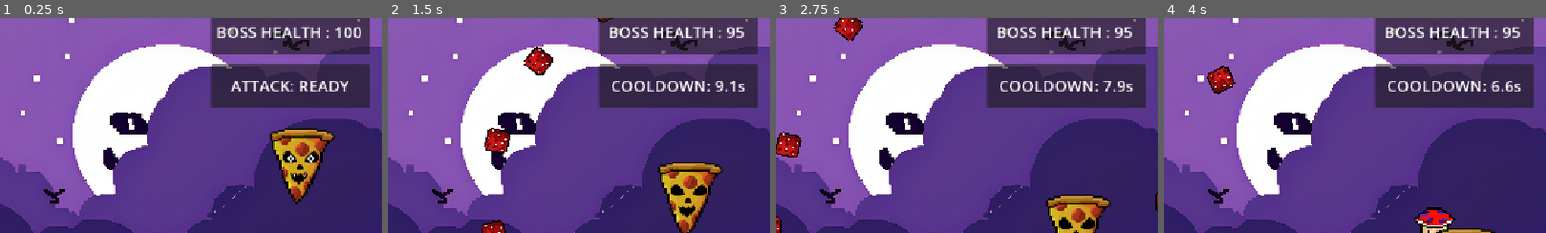
Above: before the commit, frames 1-4 (left to right).
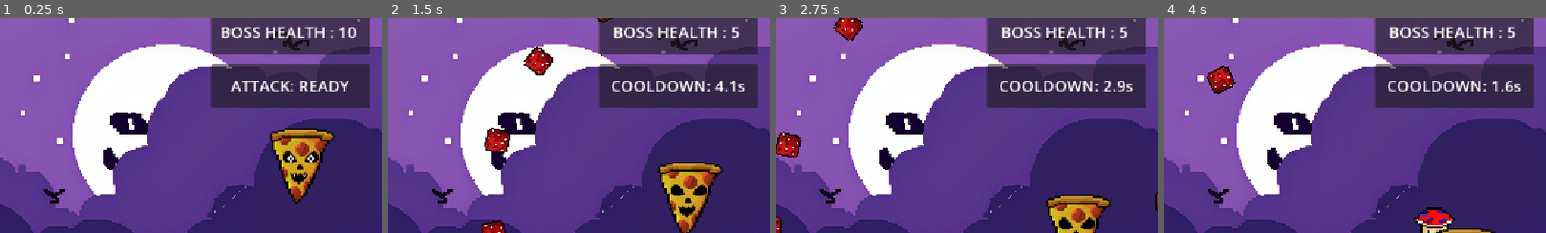
Above: after the commit, the same moments.

Repository: KuaJunWen/Boink-
Game: Godot game, scene res://game.tscn
The game is run twice, just before and just after one commit, with the same random seed, the same clock (stepped at 60 frames per second) and the same inputs.
Inputs:
- Up to frame 1 (0.25 s): no input
- Up to frame 2 (1.5 s): tap Enter (ui_accept) at 0.5, 0.77 s; hold D (right) from 0.53 s (still down); tap F at 0.6, 1.35 s
- Up to frame 3 (2.75 s): tap Enter (ui_accept) at 1.52 s; release D (right) at 2.03 s; hold A (left) from 2.03 s (still down); tap F at 2.1 s
- Up to frame 4 (4 s): release A (left) at 2.78 s; hold D (right) from 2.78 s (still down); tap F at 2.85, 3.6 s; tap Enter (ui_accept) at 3.02, 3.77 s
The pictures show only the part of the screen within x 50-100%, y 5-55%; the shares and areas given below are measured in that part.

The runs differ from the first frame. In frame 1, 1.4% of the frame differs, in the area x 56-95%, y 4-10%; in frame 2, 1.3%; in frame 3, 1.3%; in frame 4, 1.3%.

Commit message:
full game

Diff:
--- a/game.gd
+++ b/game.gd
@@ -2,9 +2,18 @@
 @export var move_offset := Vector2(200, 0)
 
 @onready var game_over_panel = $UI/GameOver
+@onready var win_panel = $UI/Win
 # Distance and direction to move
 @export var duration := 2.0 # Time in seconds to reach the end
 
+func show_win() -> void:
+	game_over_panel.hide()
+	win_panel.show()
+	get_tree().paused = true
+
+func _on_win_restart_pressed() -> void:
+	get_tree().paused = false
+	get_tree().reload_current_scene()
 
 func _unhandled_input(event: InputEvent) -> void:
 	if event .is_action_pressed("quit"):
--- a/game.tscn
+++ b/game.tscn
@@ -137,6 +137,7 @@
 vertical_alignment = 1
 
 [node name="GameOver" type="ColorRect" parent="UI" unique_id=1429011322]
+process_mode = 2
 visible = false
 offset_top = -1.0
 offset_right = 1161.0
@@ -169,6 +170,40 @@
 offset_bottom = 515.0
 text = "Quit"
 
+[node name="Win" type="ColorRect" parent="UI" unique_id=1651173115]
+process_mode = 2
+visible = false
+offset_top = -1.0
+offset_right = 1161.0
+offset_bottom = 647.0
+theme = SubResource("Theme_7jktm")
+
+[node name="win" type="Label" parent="UI/Win" unique_id=731578052]
+layout_mode = 0
+offset_left = 349.0
+offset_top = 143.0
+offset_right = 950.0
+offset_bottom = 297.0
+theme_override_colors/font_color = Color(0, 0, 0, 1)
+theme_override_font_sizes/font_size = 100
+text = "YOU WIN!"
+
+[node name="Restart" type="Button" parent="UI/Win" unique_id=261497823]
+layout_mode = 0
+offset_left = 416.0
+offset_top = 316.0
+offset_right = 713.0
+offset_bottom = 400.0
+text = "Restart"
+
+[node name="Quit" type="Button" parent="UI/Win" unique_id=66892455]
+layout_mode = 0
+offset_left = 416.0
+offset_top = 431.0
+offset_right = 713.0
+offset_bottom = 515.0
+text = "Quit"
+
 [node name="gameManager" type="Node" parent="." unique_id=335993651]
 script = ExtResource("5_7jktm")
 
@@ -178,3 +213,5 @@
 
 [connection signal="pressed" from="UI/GameOver/Restart" to="." method="_on_restart_pressed"]
 [connection signal="pressed" from="UI/GameOver/Quit" to="." method="_on_quit_pressed"]
+[connection signal="pressed" from="UI/Win/Restart" to="." method="_on_restart_pressed"]
+[connection signal="pressed" from="UI/Win/Quit" to="." method="_on_quit_pressed"]
--- a/player.gd
+++ b/player.gd
@@ -5,11 +5,11 @@
 const JUMP_VELOCITY = -450.0
 
 const MAX_HEALTH = 100
-const MAX_BOSSHEALTH = 100
+const MAX_BOSSHEALTH = 10
 const KNOCKBACK_SPEED = 500.0
 const SLOW_DURATION = 1.0
 const SLOW_MULTIPLIER = 0.5
-const ATTACK_COOLDOWN = 10.0
+const ATTACK_COOLDOWN = 5.0
 
 var health = MAX_HEALTH
 var bossHealth = MAX_BOSSHEALTH
@@ -88,11 +88,15 @@
 	bossHealth = max(bossHealth - amount, 0)
 	_update_bosshealth_label()
 
+	if bossHealth == 0:
+		get_tree().current_scene.show_win()
+
 
 func take_hit(damage: int, hit_from: Vector2) -> void:
 	health = max(health - damage, 0)
 	_update_health_label()
 	if health == 0 :
+		get_tree().current_scene.show_game_over()
 		get_tree().paused = true
 	else :
 		var direction = (global_position - hit_from).normalized()
